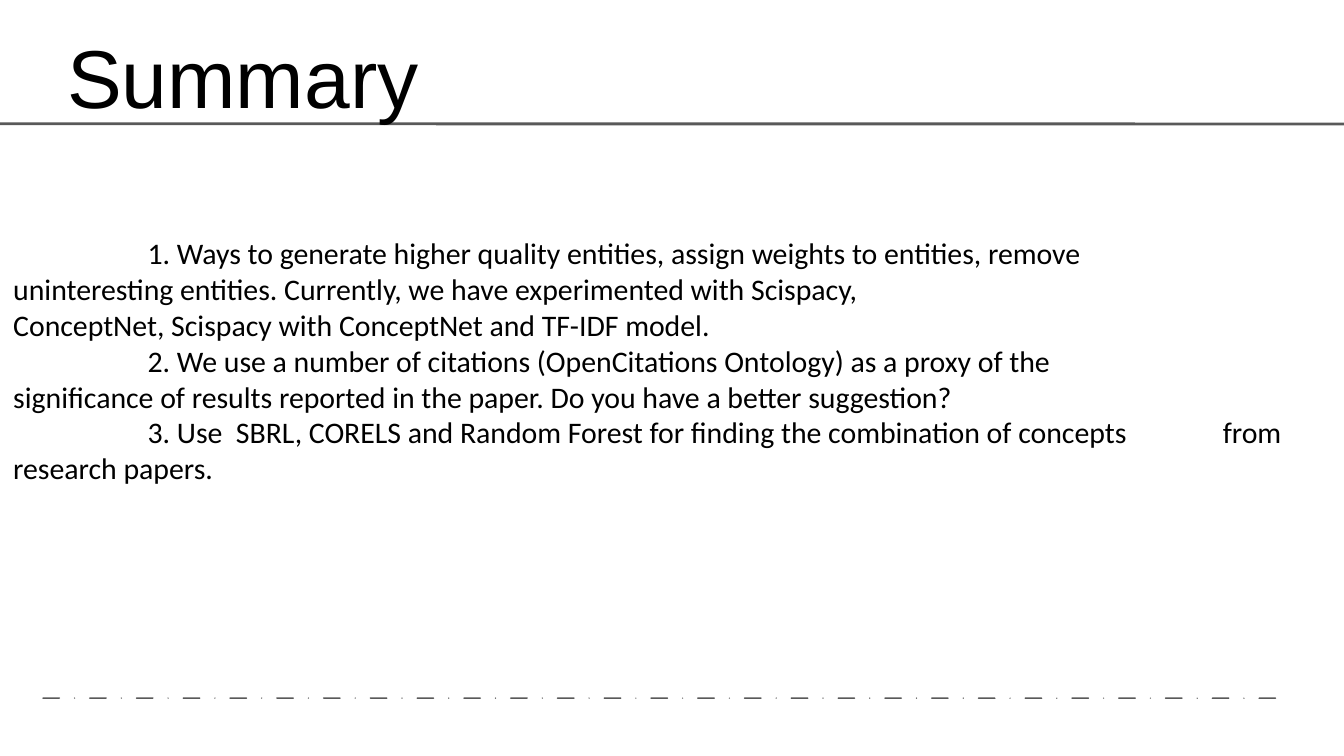
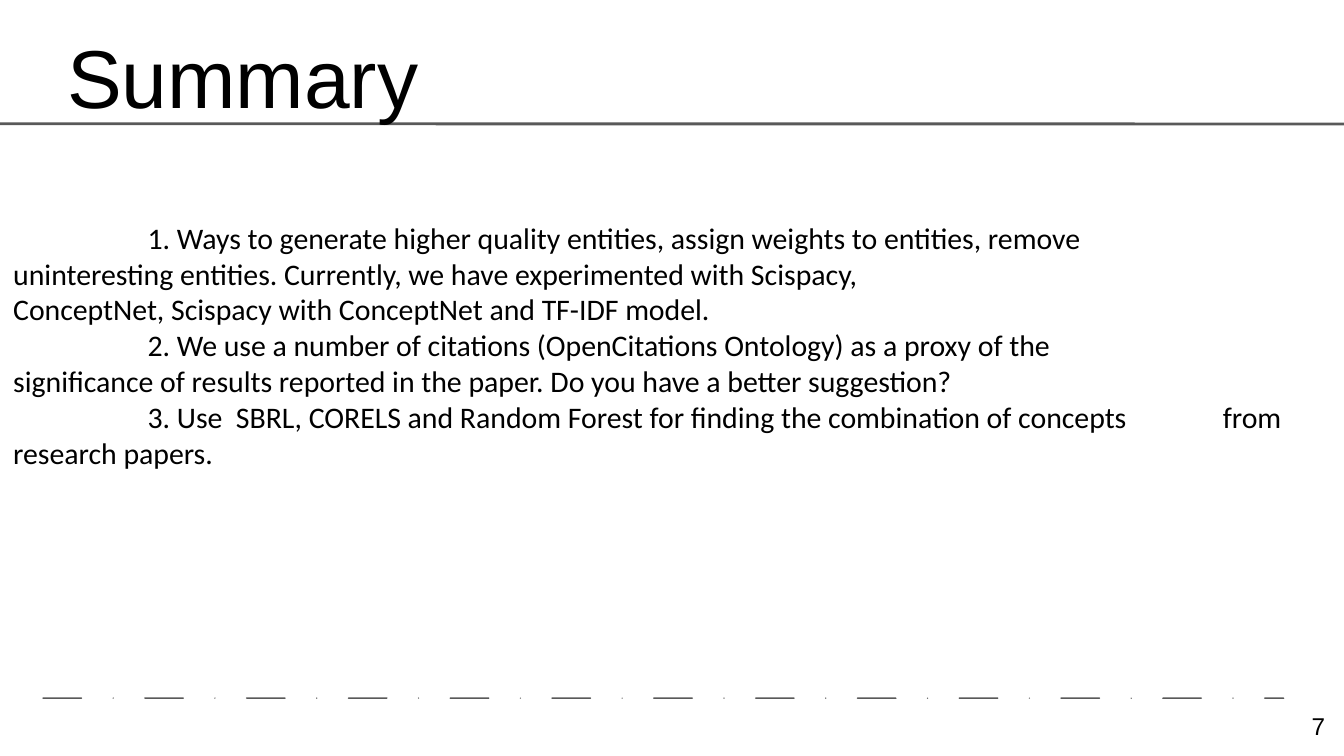
Before and after one commit to corei5/Entity-Based-Document-Classification-on-the-CORD---19-Corpus, a slide deck: slide 7 of Entity-Based Document Classification on the CORD- 19 Corpus.pptx. Drawn at 1344x756 pixels with LibreOffice and Linux fonts; fonts in the diff are those of the drawing. Boxes give left, top, right and bottom in pixels: in the first picture for what was removed or moved away, otherwise in the second. Text is boxed around its words. In the diff, an @@ line names an element or a change of style, - is before the commit and + after.

```diff
--- a/Entity-Based Document Classification on the CORD- 19 Corpus.pptx
+++ b/Entity-Based Document Classification on the CORD- 19 Corpus.pptx
@@ text "1. Ways to generate higher ...": place and size @@
-text "1. Ways to generate higher ..." at [13, 243, 1126, 484]
+text "1. Ways to generate higher ..." at [13, 228, 1126, 469]
@@ page number added at [1312, 718, 1326, 735], 13 pt, text #000000 @@
+7
```
Also in this commit, not shown: 3 other slides changed, 6 slides added, 3 slides removed, 1 other file.
